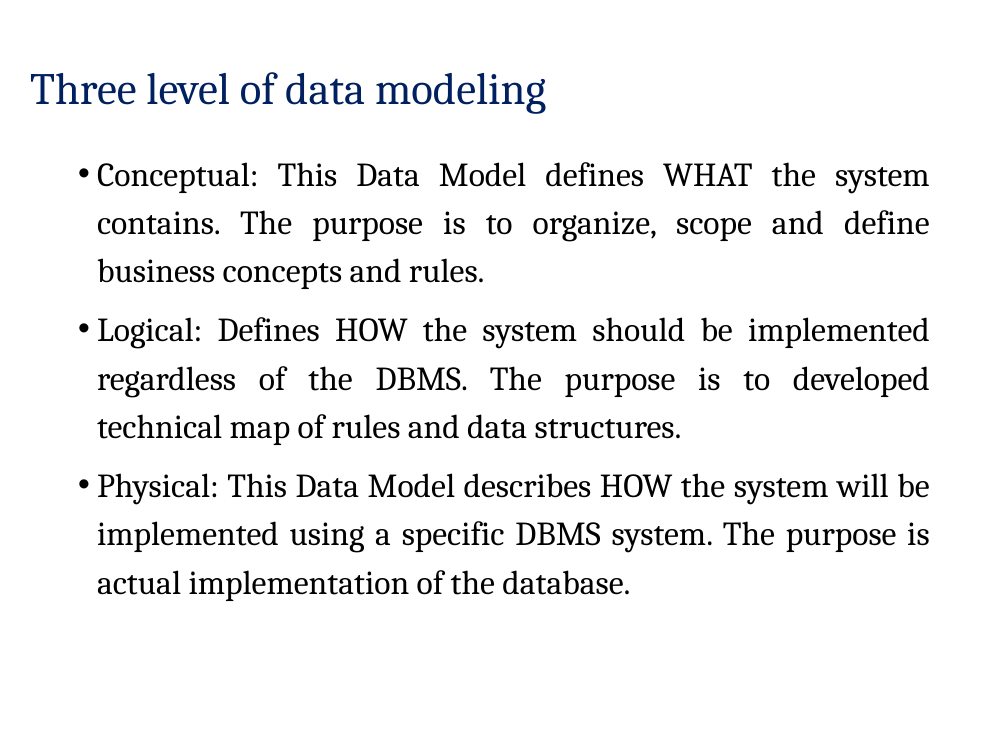
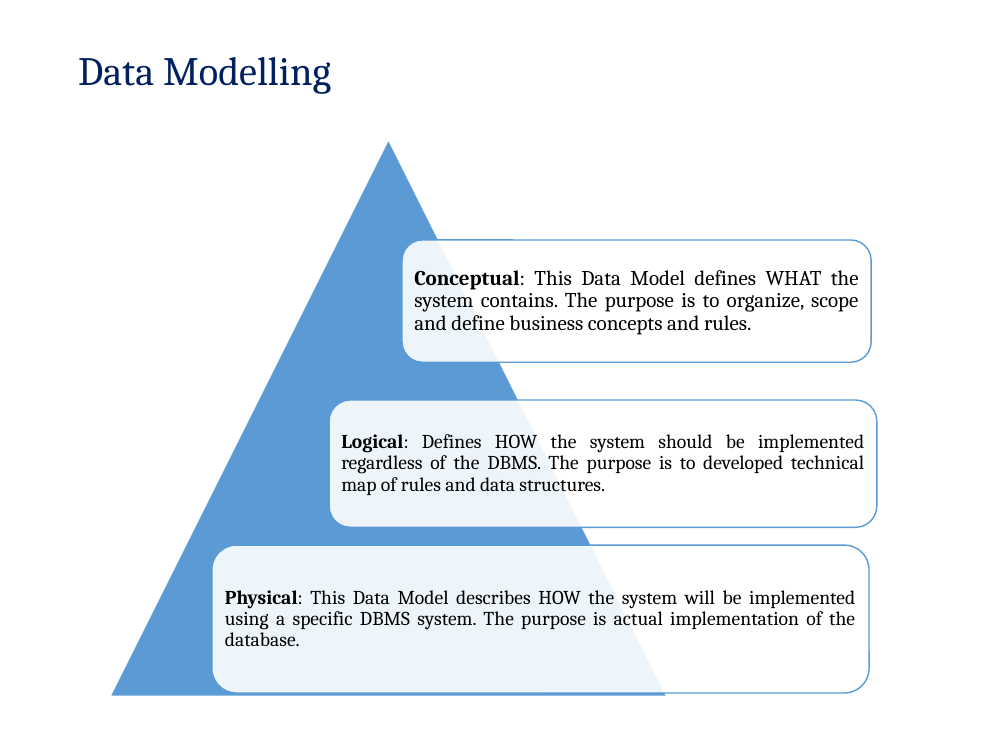
Before and after one commit to pankajfri/Training-Materials, a slide deck: slide 11 of Advanced Web Technologies/Database Concepts/Session2.pptx (slide 3 before the commit). Drawn at 1008x756 pixels with LibreOffice and Linux fonts; fonts in the diff are those of the drawing; background and template pictures are left out. Boxes give left, top, right and bottom in pixels: in the first picture for what was removed or moved away, otherwise in the second. Text is boxed around its words. In the diff, an @@ line names an element or a change of style, - is before the commit and + after.

```diff
--- a/Advanced Web Technologies/Database Concepts/Session2.pptx
+++ b/Advanced Web Technologies/Database Concepts/Session2.pptx
@@ title at [78,57,331,94]: text changed; size 32 to 28.8 pt @@
-Three level of data modeling
+Data Modelling
@@ text removed at [97,162,930,601] @@
-• Conceptual: This Data Model defines WHAT the system contains. The purpose is to organize, scope and define business concepts and rules.
-• Logical: Defines HOW the system should be implemented regardless of the DBMS. The purpose is to developed technical map of rules and data structures.
-• Physical: This Data Model describes HOW the system will be implemented using a specific DBMS system. The purpose is actual implementation of the database.
@@ group added at [110,139,877,697]: 3 rounded rectangles, 3 texts, 1 triangle @@
+Conceptual: This Data Model defines WHAT the system contains. The purpose is to organize, scope and define business concepts and rules.
+Logical: Defines HOW the system should be implemented regardless of the DBMS. The purpose is to developed technical map of rules and data structures.
+Physical: This Data Model describes HOW the system will be implemented using a specific DBMS system. The purpose is actual implementation of the database.
```
Also in this commit, not shown: 5 other slides changed, 15 slides added, 3 slides removed, 1 other file.
